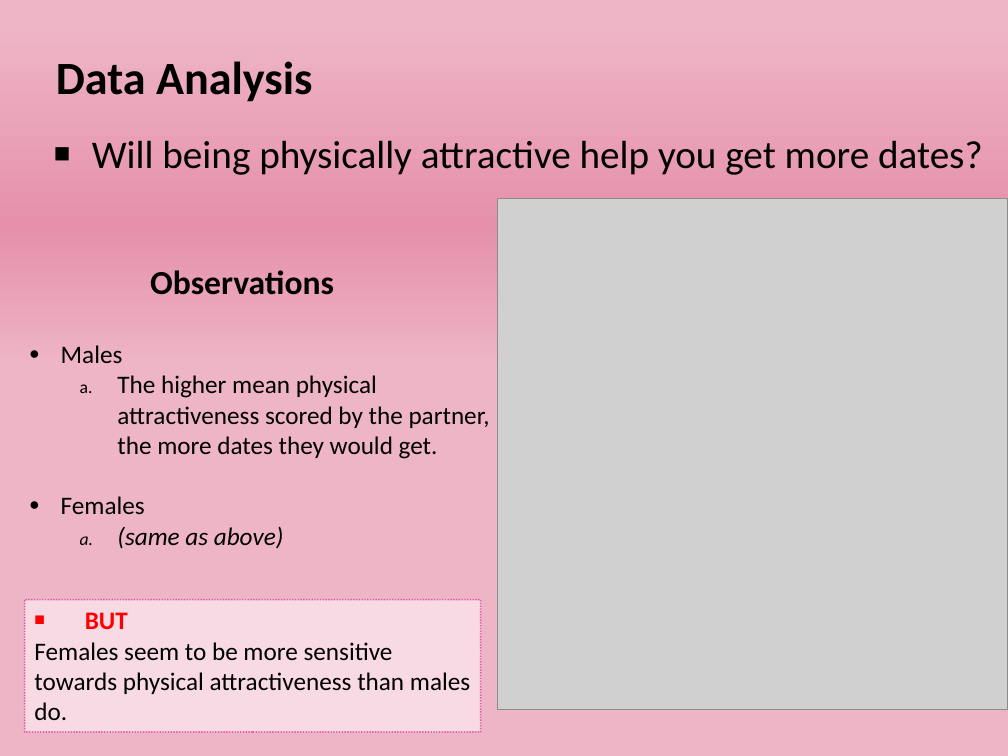
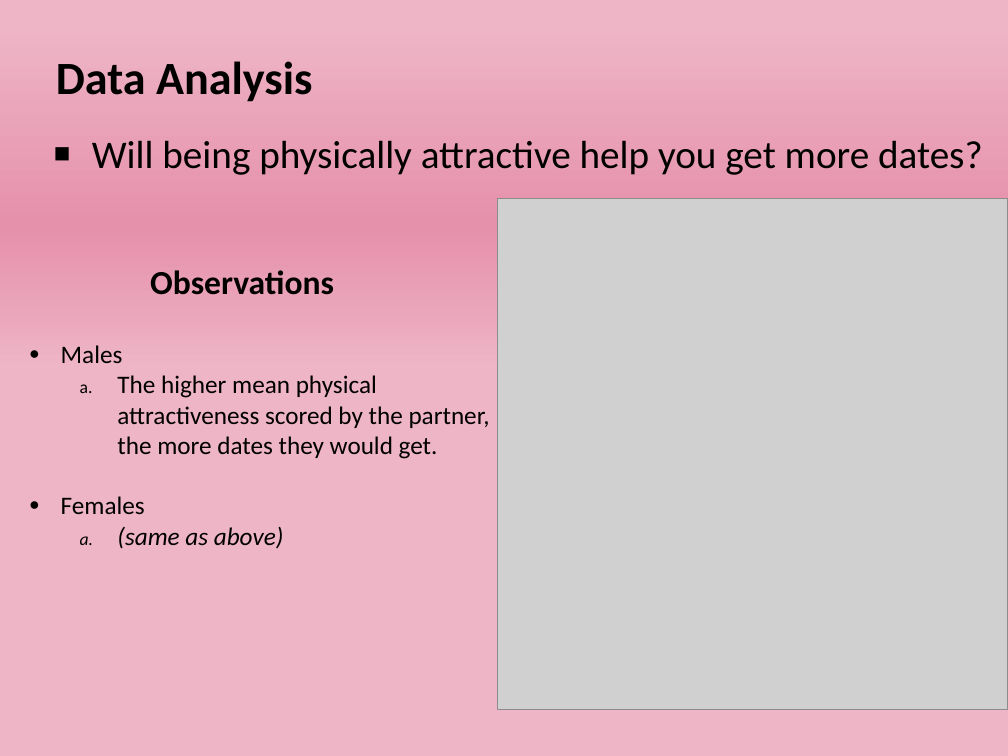
Before and after one commit to nycdatasci/bootcamp007_project, a slide deck: slide 12 of Project1-ExploreVis/Boyang_Dai/speed_dating.pptx. Drawn at 1008x756 pixels with LibreOffice and Linux fonts; fonts in the diff are those of the drawing; grey boxes stand for pictures. Boxes give left, top, right and bottom in pixels: in the first picture for what was removed or moved away, otherwise in the second. Text is boxed around its words. In the diff, an @@ line names an element or a change of style, - is before the commit and + after.

```diff
--- a/Project1-ExploreVis/Boyang_Dai/speed_dating.pptx
+++ b/Project1-ExploreVis/Boyang_Dai/speed_dating.pptx
@@ rectangle removed at <box>24,600,480,732</box> @@
-■ BUT
-Females seem to be more sensitive towards physical attractiveness than males do.
```
Also in this commit, not shown: 2 other slides changed.
